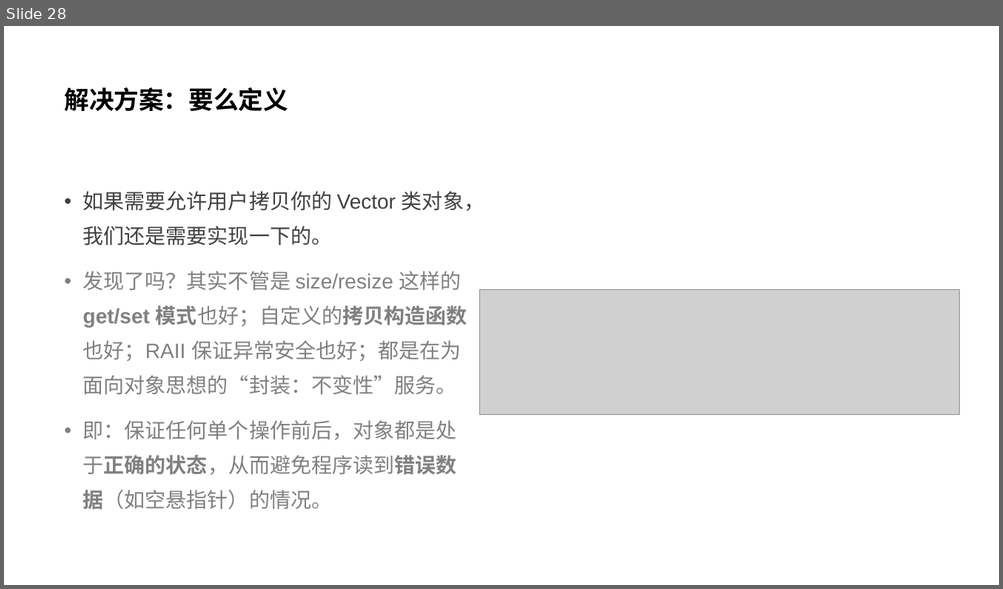
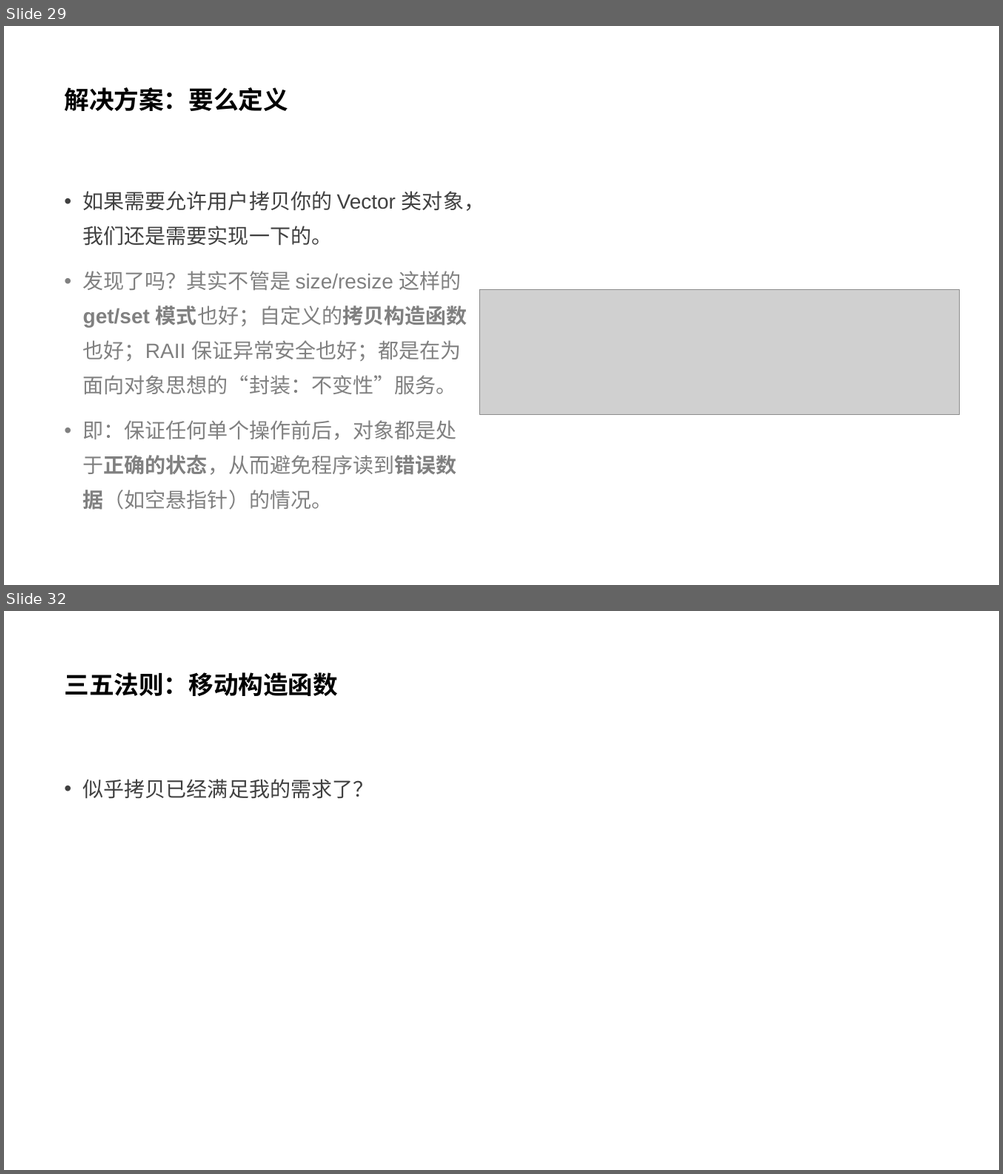
Before and after one commit to parallel101/course, a slide deck: 02/slides.pptx. Shown one above the other, each under a label of ours: slide 28 before the commit, slides 29 and 32 after it; the slides between them are not shown. The pictures are 1003x589 and 1003x1174 pixels, drawn with LibreOffice and Linux fonts; fonts in the diff are those of the drawing; grey boxes stand for pictures. Boxes give left, top, right and bottom in pixels: in the first picture for what was removed or moved away, otherwise in the second. Text is boxed around its words. In the diff, an @@ line names an element or a change of style, - is before the commit and + after.

```diff
--- a/02/slides.pptx
+++ b/02/slides.pptx
@@ slide 32 added at <box>4,611,999,1170</box>, background #FFFFFF @@
@@ title added at <box>64,672,338,696</box>, 24 pt, text #000000, bold @@
+三五法则：移动构造函数
@@ text added at <box>83,779,374,799</box>, 20 pt, text #404040 @@
+• 似乎拷贝已经满足我的需求了？
@@ what was slide 28 is now slide 29 @@
```
Also in this commit, not shown: 5 slides changed, 1 other slide added, 6 other files.
